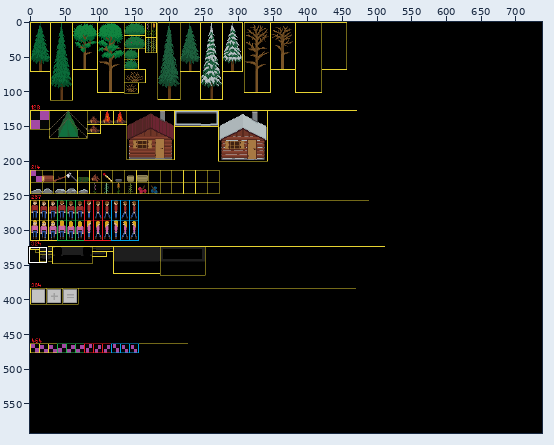
File history of a sprite sheet, Textures/Textures.png. The picture above shows the old version from afar; the outline marks the close-up.
Close-up. As it was:
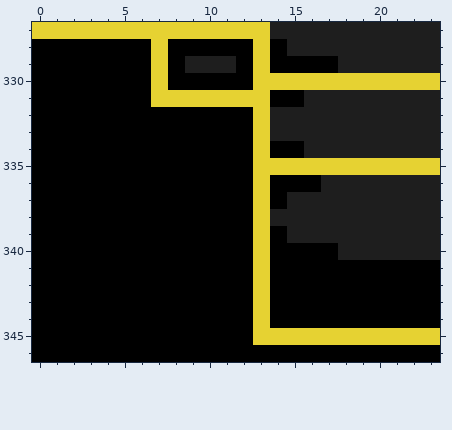
The file is 738x592 pixels. Colours within 5 levels of each other are drawn and written as one. Shown: x 0..23, y 327..346. The commit also changed other parts of the picture, which this record leaves out.
After:
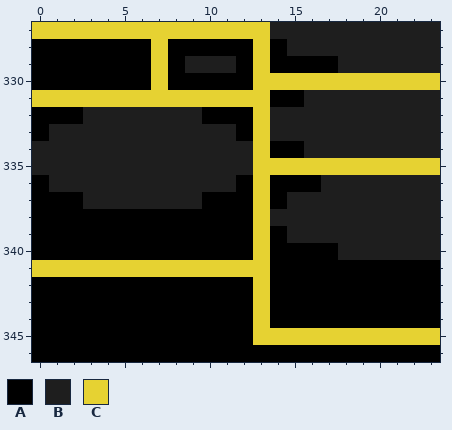
Palette (. is transparent): A #000000  B #1e1e1e  C #e6d232
The exact change:
y 331: x 0..6 AAAAAAA -> CCCCCCC
y 332: x 3..9 AAAAAAA -> BBBBBBB
y 333: x 1..11 AAAAAAAAAAA -> BBBBBBBBBBB
y 334..335: x 0..12 AAAAAAAAAAAAA -> BBBBBBBBBBBBB
y 336: x 1..11 AAAAAAAAAAA -> BBBBBBBBBBB
y 337: x 3..9 AAAAAAA -> BBBBBBB
y 341: x 0..12 AAAAAAAAAAAAA -> CCCCCCCCCCCCC
Changed places in both close-ups, as pixel boxes (x1, y1, x2, y2):
changed: (32, 90, 253, 277)
